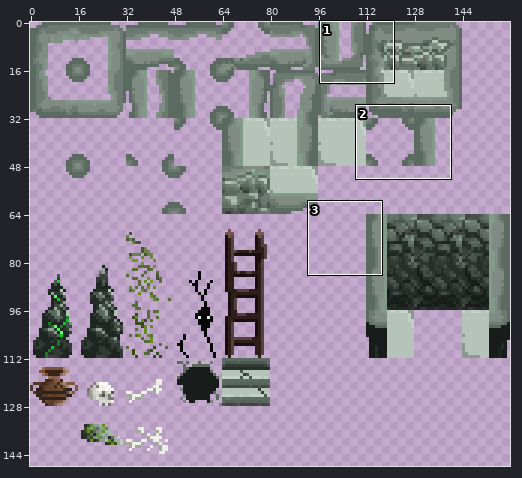
A sprite sheet gets an edit: Asstes/Environment/Cave_Set.png. Above: a wide view before the commit, with the close-up outlined.
Close-up. Before the commit:
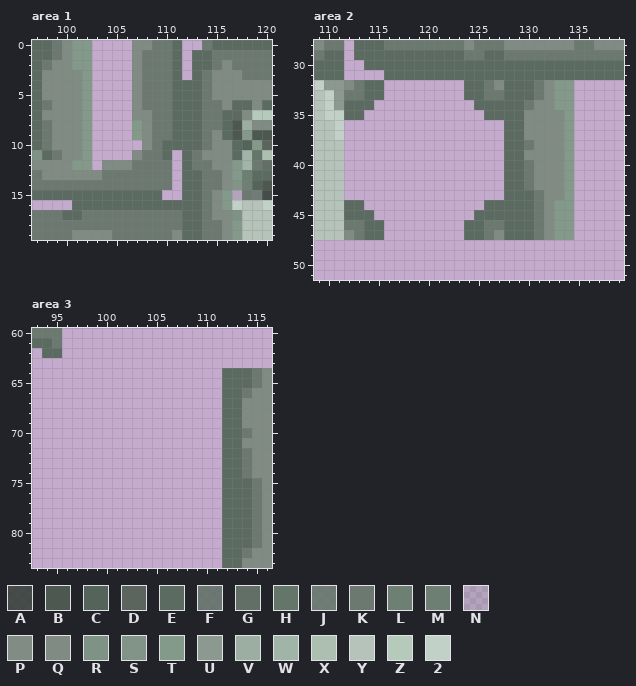
The file is 160x160 pixels. Pixels under 10% opacity are left out. Colours within 5 levels of each other are drawn and written as one. Shown: area 1: x 97..120, y 0..19; area 2: x 109..139, y 28..51; area 3: x 93..116, y 60..83. The wide view leaves out empty margins. The commit also changed other parts of the picture, which this record leaves out.
Palette (. is transparent): A #343f37e1  B #4d5950  C #55645a  D #5b655e  E #5c6b61  F #5c6f62d6  G #626f66  H #637669  J #64776ae1  K #6c7970  L #6a7d70f5  M #6c7f72  N #74877a32  P #7e8b82f5  Q #7f8b83  R #7e9385  S #7f9385f5  T #83998a  U #8c9990  V #9caea1  W #a0b5a7  X #acbfb1  Y #b5c3ba  Z #b6cabc  2 #c2d1c7
Pixels before, area 1, first column x 97:
 0 EEKQTT....QQKKE..KEEEEEE
 1 EEKQTT....QKKKE.EEKKKKKK
 2 EKQQTT....QKKKE.EEKQKKKK
 3 EQQQQT....QKKKE.EKQQQKKK
 4 EQQQQT....QKKKEEEKQQQQQQ
 5 EQQQQT....QKKKEEEKQQQQQQ
 6 EKQQQT....QKKKEEEKKQEEQE
 7 EQQQQT....QQKKEEEKKEEQZZ
 8 EKQQQT....TQKKEEEKKEBVQQ
 9 EKQQQT....TQKKEEEKQEBTBB
10 EKQQQT.....QKEEEEKQQECTD
11 REKQQT....QKKE.EKQQQEWHX
12 QQQQTT.QQQKKKK.EKKQQTWKG
13 KQQQQQQKKKKKKK.EEKKQTMEE
14 KKKKKKKKKKKKKK.EEKKPSLCB
15 EEEEEEEEEEEEE..EEKQTNFJA
16 ....EEEEEEEEEEEEEKQT2YY2
17 KKKEEKKKKKKKKKKEEKQQRYYY
18 KKKKKKKKKKKKKKKEEKKQTYYY
19 KKKKQQQQKKKKKKQEEKKQTYYY
Pixels before, area 2, first column x 109:
28 QKK.EEEKKKKKKKKQKKKQQQQQQQKKQQQ
29 KEE.EEEEEEEEEEEKKEEKKKKKKKKKKKK
30 EEE..EEEEEEEEEEEEEEEEEEEEEEEEEE
31 EEE....EEEEEEEEEEEEEEEEEEEEEEEE
32 2UUQKEE........EEKQEEEKQTT.....
33 Y2UKKEE........EEKKEEEKQTT.....
34 Y2UEEE..........EEEEEKQQTT.....
35 Y22EE............EEEEQQQQT.....
36 YY2................EEQQQQT.....
37 YY2................EEQQQQT.....
38 YYY................EEKQQQT.....
39 YYY................EEQQQQT.....
40 YYY................EEKQQQT.....
41 YYY................EEKQQQT.....
42 YYY................EEKQQQT.....
43 YYY................EEEKQQT.....
44 YYYEE............EEEEEKQTT.....
45 YYYEEE..........EEEEEEKQTT.....
46 YYYKKEE........EEKKEEEKQTT.....
47 YYYQKEE........EEKQEEEKQTT.....
Pixels before, area 3, first column x 93:
60 KKK.....................
61 EEK.....................
62 .EE.....................
63 ........................
64 ...................EEEKQ
65 ...................EEEKQ
66 ...................EEKQQ
67 ...................EEQQQ
68 ...................EEQQQ
69 ...................EEQQQ
70 ...................EEKQQ
71 ...................EEQQQ
72 ...................EEKQQ
73 ...................EEKQQ
74 ...................EEKQQ
75 ...................EEEKQ
76 ...................EEEKQ
77 ...................EEEKQ
78 ...................EEEKQ
79 ...................EEEKQ
80 ...................EEEKQ
81 ...................EEEKQ
82 ...................EEKQQ
83 ...................EEQQQ
After:
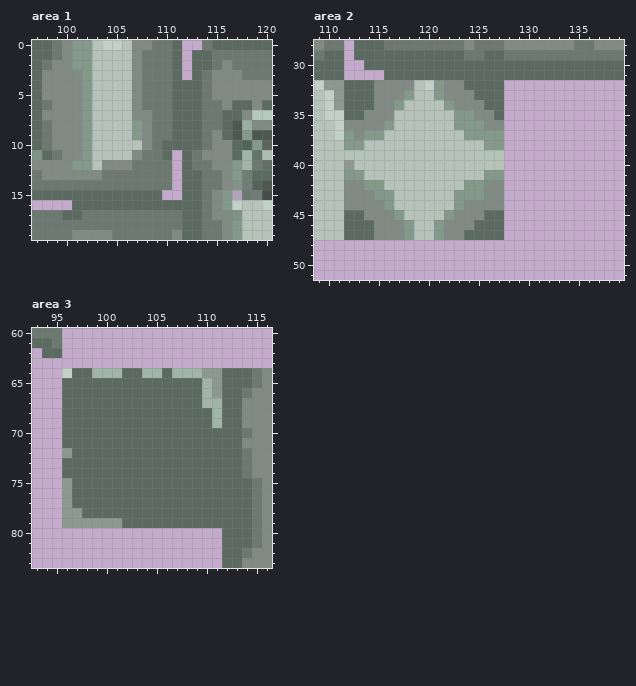
Edits made:
Area 1:
y 0: x 103..106 .... -> Y22Y
y 1..9: x 103..106 .... -> YYYY
y 10: x 103..107 ..... -> YYYYY
y 11: x 103..106 .... -> YYYY
y 12: x 103 . -> Y
Area 2:
y 32: x 112..113 QK -> EE; x 115..123 E........ -> QQQQY2TQQ; x 126..134 KQEEEKQTT -> EE.......
y 33: x 112..113 KK -> EE; x 115..124 E........E -> QQQTYYTQQQ; x 126..134 KKEEEKQTT -> EE.......
y 34: x 115..125 ..........E -> QQTYYYYTQQQ; x 128..134 EEKQQTT -> .......
y 35: x 114..126 ............E -> QQQYYYYYYTTQQ; x 128..134 EEQQQQT -> .......
y 36: x 112..134 ................EEQQQQT -> QQQQTYYYYYYTTTQQ.......
y 37: x 112..134 ................EEQQQQT -> TQTTYYYYYYYYTTTT.......
y 38: x 112..134 ................EEKQQQT -> TTYYYYYYYYYYYYTT.......
y 39: x 112..134 ................EEQQQQT -> YYYYYYYYYYYYYYYY.......
y 40: x 112..134 ................EEKQQQT -> UYYYYYYYYYYYYYYY.......
y 41: x 112..134 ................EEKQQQT -> TTYYYYYYYYYYYYTT.......
y 42: x 112..134 ................EEKQQQT -> QQTTYYYYYYYYTTQQ.......
y 43: x 112..134 ................EEEKQQT -> QQQTTYYYYYYTTTQQ.......
y 44: x 112..134 EE............EEEEEKQTT -> QQQQTYYYYYYTQQQQ.......
y 45: x 114..125 E..........E -> QQQTYYYYTQQQ; x 128..134 EEEKQTT -> .......
y 46: x 112..113 KK -> EE; x 115..124 E........E -> QQQTYYTQQQ; x 126..134 KKEEEKQTT -> EE.......
y 47: x 112..113 QK -> EE; x 115..123 E........ -> QQQTYYTQQ; x 126..134 KQEEEKQTT -> EE.......
Area 3:
y 64: x 96..111 ................ -> 2EEWWWEEWWEWWWUU
y 65..66: x 96..111 ................ -> EEEEEEEEEEEEEEWU
y 67: x 96..111 ................ -> EEEEEEEEEEEEEEWW
y 68..69: x 96..111 ................ -> EEEEEEEEEEEEEEEW
y 70..71: x 96..111 ................ -> EEEEEEEEEEEEEEEE
y 72: x 96..111 ................ -> UEEEEEEEEEEEEEEE
y 73..74: x 96..111 ................ -> EEEEEEEEEEEEEEEE
y 75..77: x 96..111 ................ -> UEEEEEEEEEEEEEEE
y 78: x 96..111 ................ -> UUEEEEEEEEEEEEEE
y 79: x 96..111 ................ -> UUUUUUEEEEEEEEEE
